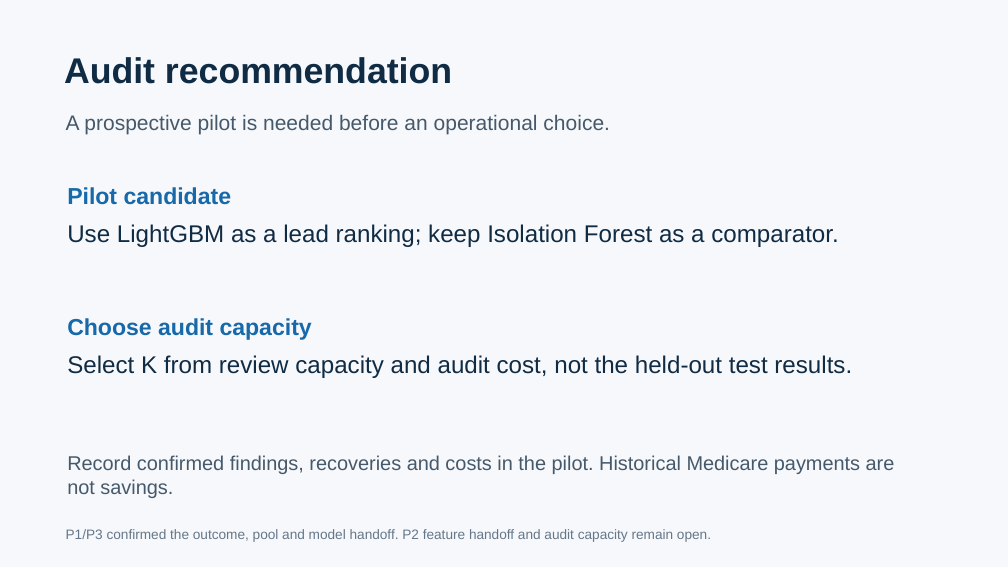
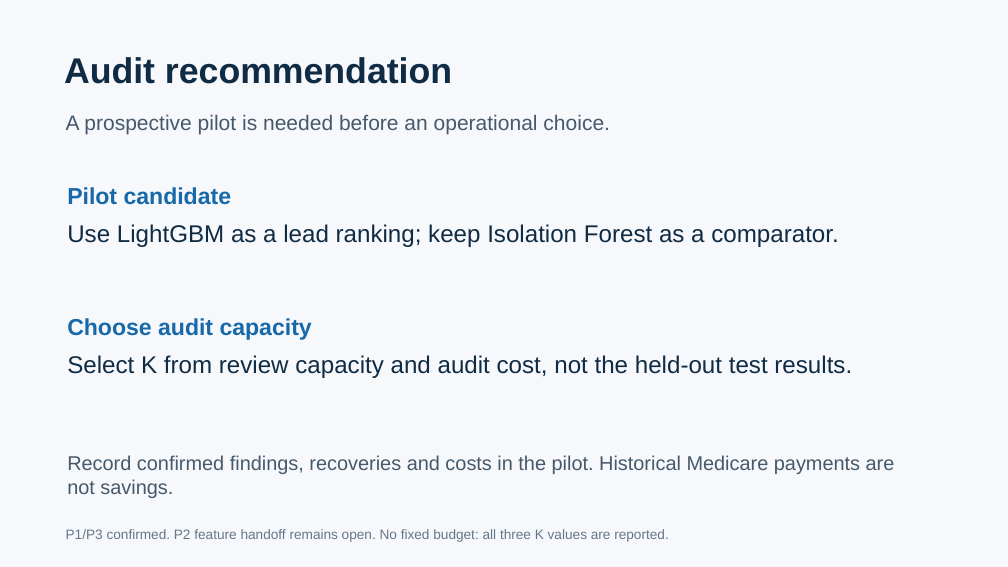
Before and after one commit to 23f2005056/mlba, a slide deck: slide 6 of presentation_figures/FraudLens_P4_Evaluation.pptx. Drawn at 1008x567 pixels with LibreOffice and Linux fonts; fonts in the diff are those of the drawing. Boxes give left, top, right and bottom in pixels: in the first picture for what was removed or moved away, otherwise in the second. Text is boxed around its words. In the diff, an @@ line names an element or a change of style, - is before the commit and + after.

Commit message:
Clarify P4 audit-yield completion

```diff
--- a/presentation_figures/FraudLens_P4_Evaluation.pptx
+++ b/presentation_figures/FraudLens_P4_Evaluation.pptx
@@ text at (x1=66, y1=529, x2=669, y2=542): text changed @@
-P1/P3 confirmed the outcome, pool and model handoff. P2 feature handoff and audit capacity remain open.
+P1/P3 confirmed. P2 feature handoff remains open. No fixed budget: all three K values are reported.
```
Also in this commit, not shown: 1 other slide changed, 5 other files.
